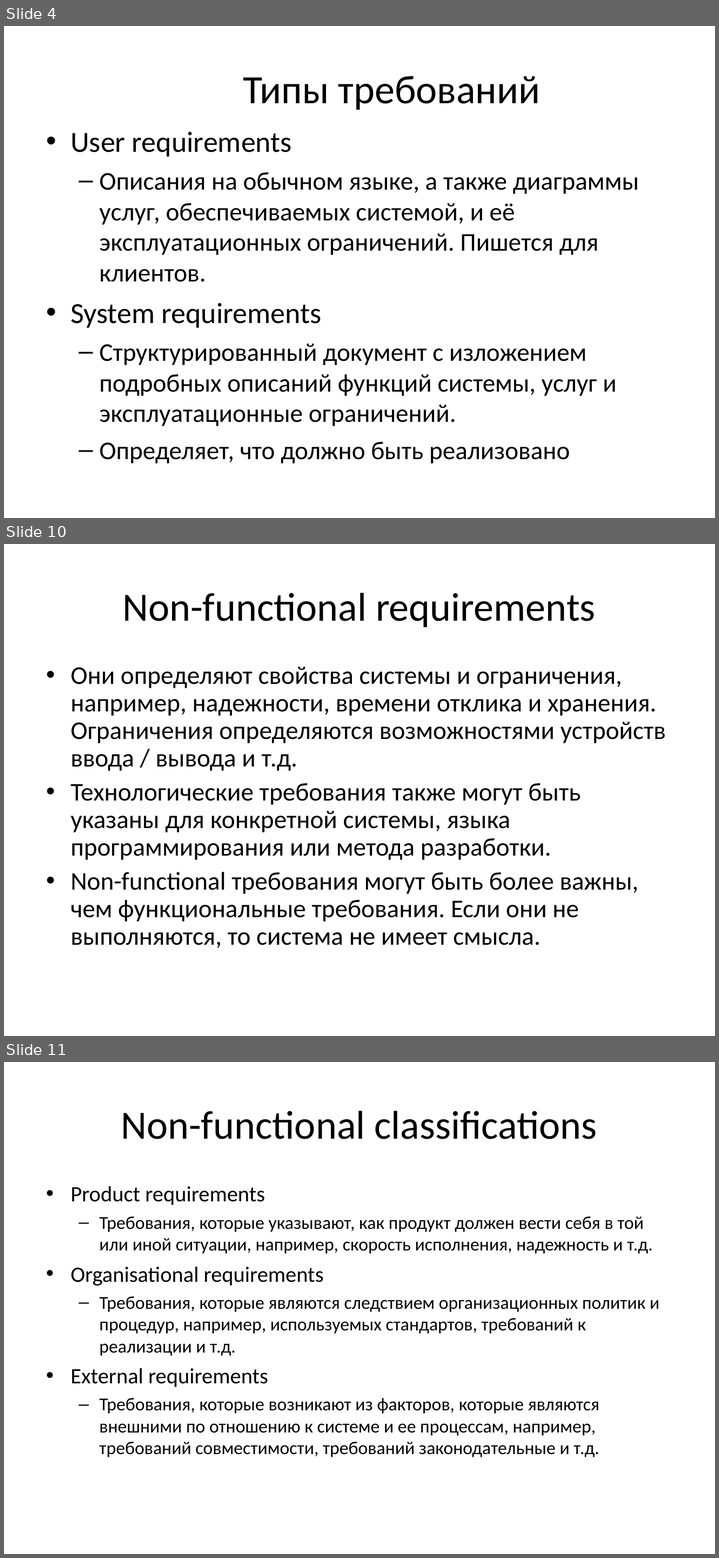
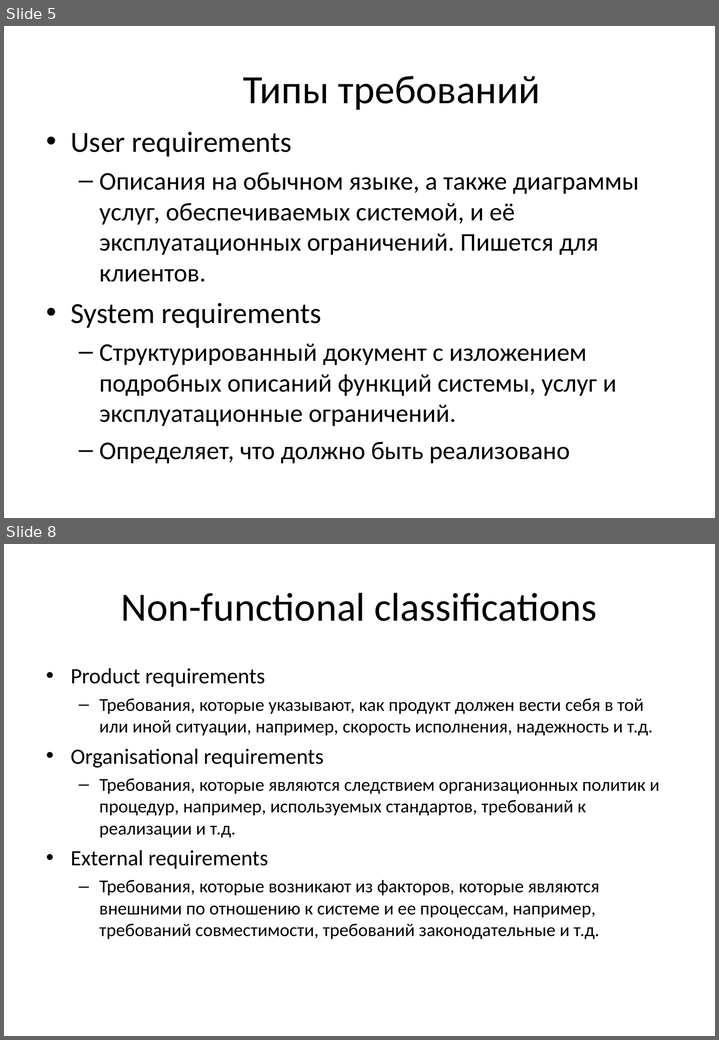
Before and after one commit to BigRacer/swtesting, a slide deck: 4.Requirements/Requirements_rus.ppt. Shown one above the other, each under a label of ours: slides 4, 10 and 11 before the commit, slides 5 and 8 after it; the slides between them are not shown. The pictures are 719x1558 and 719x1040 pixels, drawn with LibreOffice and Linux fonts; fonts in the diff are those of the drawing; background and template pictures are left out. Boxes give left, top, right and bottom in pixels: in the first picture for what was removed or moved away, otherwise in the second. Text is boxed around its words. In the diff, an @@ line names an element or a change of style, - is before the commit and + after.

```diff
--- a/4.Requirements/Requirements_rus.ppt
+++ b/4.Requirements/Requirements_rus.ppt
@@ slide 10 removed at [4, 544, 715, 1036], background picture (left out) @@
@@ title removed at [122, 593, 595, 627] @@
-Non-functional requirements
@@ text removed at [70, 667, 666, 948] @@
-• Они определяют свойства системы и ограничения, например, надежности, времени отклика и хранения. Ограничения определяются возможностями устройств ввода / вывода и т.д.
-• Технологические требования также могут быть указаны для конкретной системы, языка программирования или метода разработки.
-• Non-functional требования могут быть более важны, чем функциональные требования. Если они не выполняются, то система не имеет смысла.
@@ what was slide 4 is now slide 5 @@
@@ what was slide 11 is now slide 8 @@
```
Also in this commit, not shown: 3 slides changed, 4 slides added, 5 other slides removed.
